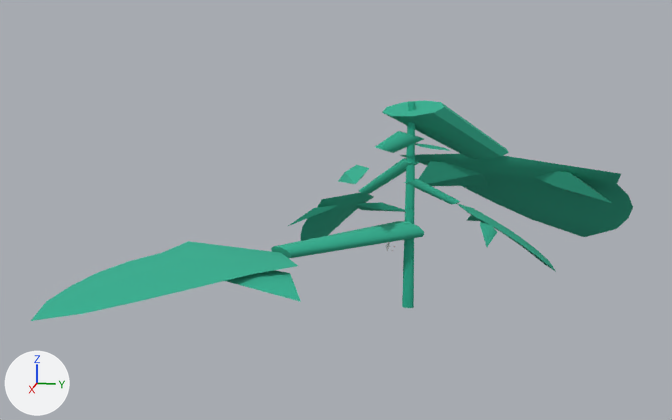
The glTF model web-forest/public/model/species/malvastrum-coromandelianum.glb: old version first, new version second.
Before and after are seen from a 50 mm lens placed at (1.859, 0.347, 0.692), pointed at (0.007, -0.024, 0.229). The lights are fixed; the arrows at lower left show +X, +Y and +Z. The older version comes first. Vertices at exactly the same position are counted once.

Names of what the first picture shows: 'p0', 'p1', 'p2', 'p4', 'p5', 'p6', 'stem'.
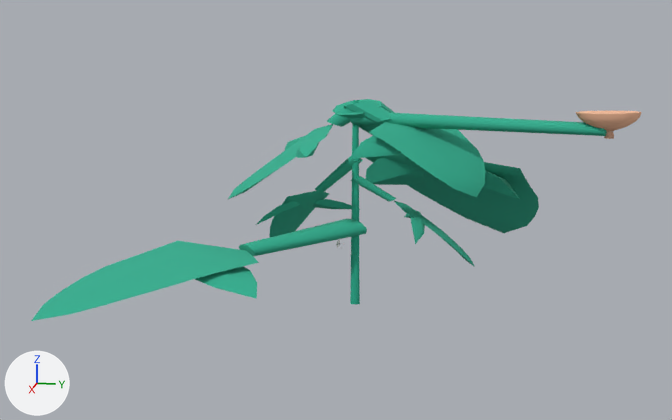
ob_body is not drawn itself; it is the parent of ob_stem, ob_p0, ob_p1, ob_p2, ob_p4, ob_p5, ob_p6, ob_p7.

Changed parts and their boxes (x1, y1, x2, y2) in the pictures (672 x 420 px):
```json
{"object": "p4", "change": "moved, rescaled", "before": [382, 100, 633, 237], "after": [333, 99, 539, 233], "on screen": "18% narrower"}
{"object": "p0", "change": "moved, rescaled", "before": [31, 221, 424, 321], "after": [31, 219, 367, 321], "on screen": "14% narrower"}
{"object": "p6", "change": "reshaped, moved, rescaled", "before": [415, 143, 450, 151], "after": [344, 101, 485, 198]}
{"object": "p2", "change": "moved, rescaled", "before": [288, 158, 419, 241], "after": [256, 156, 363, 237], "on screen": "18% narrower"}
{"object": "p7", "change": "reshaped, moved, rescaled", "after": [350, 111, 641, 139], "on screen": "not visible before"}
{"object": "stem", "change": "moved, rescaled", "before": [386, 101, 415, 308], "after": [336, 100, 360, 304], "on screen": "17% narrower"}
{"object": "p5", "change": "reshaped, moved, rescaled", "before": [338, 131, 424, 184], "after": [227, 105, 354, 200]}
{"object": "p1", "change": "moved, rescaled", "before": [404, 179, 556, 272], "after": [351, 176, 475, 267], "on screen": "18% narrower"}
{"part": 1, "of": "me_mesh_5", "change": "built on", "before": [338, 165, 369, 184], "after": [227, 124, 333, 200]}
{"part": 3, "of": "me_mesh_7", "change": "added", "after": [576, 111, 641, 131], "on screen": "brown"}
{"part": 4, "of": "me_mesh_7", "change": "added", "after": [604, 131, 614, 139]}
{"part": 5, "of": "me_mesh_7", "change": "built on", "after": [350, 113, 606, 136], "on screen": "green"}
```

The change, as JSON lines over the scene's bpy script:
```json
{"block": "me_mesh_5", "where": "# used by ob_p5; parent = ob_body; location = (0.0, 0.0, 0.845); rotation_euler = (0.0, -0.00445, 0.0), in degrees (0, -0.3, 0)"}
{"op": "remove", "block": "me_mesh_5", "code": "me_mesh_5.from_pydata(...)  # 26 vertices, 44 faces; spans x -0.03..0.204, y -0.129..0.025, z -0.211..0.017"}
{"op": "add", "block": "me_mesh_5", "code": "me_mesh_5.from_pydata(...)  # 72 vertices, 132 faces; spans x -0.125..0.204, y -0.292..0.025, z -0.44..0.017"}
{"block": "me_mesh_5", "change": "me_mesh_5 part 1"}
{"block": "me_mesh_5", "change": "8 faces are deleted"}
{"block": "me_mesh_5", "change": "46 vertices are added at x -0.125..0.167, y -0.292..-0.056, z -0.44..-0.106"}
{"block": "me_mesh_5", "change": "96 new faces join them"}
{"block": "me_mesh_6", "where": "# used by ob_p6; parent = ob_body; location = (0.0, 0.0, 0.807); rotation_euler = (0.0559, 0.0, 0.0), in degrees (3.2, 0, 0)"}
{"op": "remove", "block": "me_mesh_6", "code": "me_mesh_6.from_pydata(...)  # 10 vertices, 16 faces; spans x -0.003..0.0461, y 0.0..0.0744, z -0.0266..0.0"}
{"op": "add", "block": "me_mesh_6", "code": "me_mesh_6.from_pydata(...)  # 72 vertices, 132 faces; spans x -0.1026..0.2289, y -0.0347..0.2722, z -0.4721..-0.0617"}
{"block": "me_mesh_6", "change": "me_mesh_6 part 2: the whole mesh is rebuilt"}
{"block": "me_mesh_7", "where": "# used by ob_p7; parent = ob_body; location = (0.0, 0.0, 0.951); rotation_euler = (0.0, -0.052, 0.0), in degrees (0, -3, 0)"}
{"op": "remove", "block": "me_mesh_7", "code": "me_mesh_7.from_pydata(...)  # 10 vertices, 16 faces; spans x -0.082..0.0, y -0.0363..0.0106, z -0.0266..0.0"}
{"op": "add", "block": "me_mesh_7", "code": "me_mesh_7.from_pydata(...)  # 132 vertices, 248 faces; spans x -0.0322..0.2344, y -0.0096..0.6016, z -0.0353..0.0799"}
{"block": "me_mesh_7", "change": "me_mesh_7 part 3: a new loose piece of 50 vertices spanning x 0.1053..0.2344, y 0.4727..0.6016, z -0.0076..0.0799, in mat_flat"}
{"block": "me_mesh_7", "change": "me_mesh_7 part 4: a new loose piece of 20 vertices spanning x 0.1606..0.1797, y 0.5323..0.5517, z -0.0353..0.0002, in mat_flat"}
{"block": "me_mesh_7", "change": "me_mesh_7 part 5: 9 vertices removed from x -0.082..-0.0214, y -0.0363..0.0106, z -0.0266..-0.0052; 19 vertices added at x -0.0322..0.1941, y -0.0096..0.5453, z -0.0333..0.0333"}
{"block": "me_mesh_7", "change": "other edits to the shape of me_mesh_7 do not show in these pictures"}
{"op": "set", "path": "ob_body.location", "old": "(-0.0647, 0.122, 0.0)", "new": "(-0.0647, 0.00519, 0.0)"}
{"op": "set", "path": "ob_body.scale", "old": "(0.531, 1.13, 0.45)", "new": "(0.531, 0.936, 0.45)"}
{"op": "set", "path": "ob_p5.location", "old": "(0.0, 0.0, 0.845)", "new": "(0.0, 0.0, 0.959)"}
{"op": "set", "path": "ob_p6.location", "old": "(0.0, 0.0, 0.807)", "new": "(0.0, 0.0, 1.061)"}
{"op": "set", "path": "ob_p7.location", "old": "(0.0, 0.0, 0.951)", "new": "(0.0, 0.0, 0.915)"}
```
